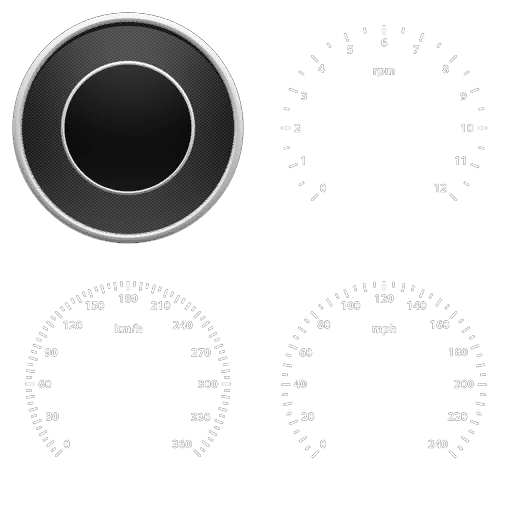
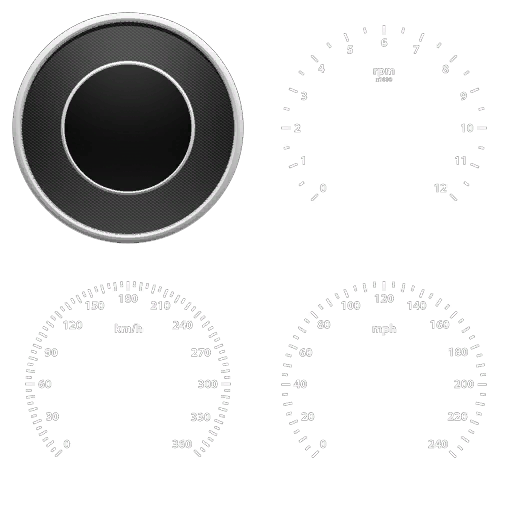
Two versions of the same layered image (512×512). Layer-by-layer changes:
painted on "dials" over [375, 77, 393, 82]
